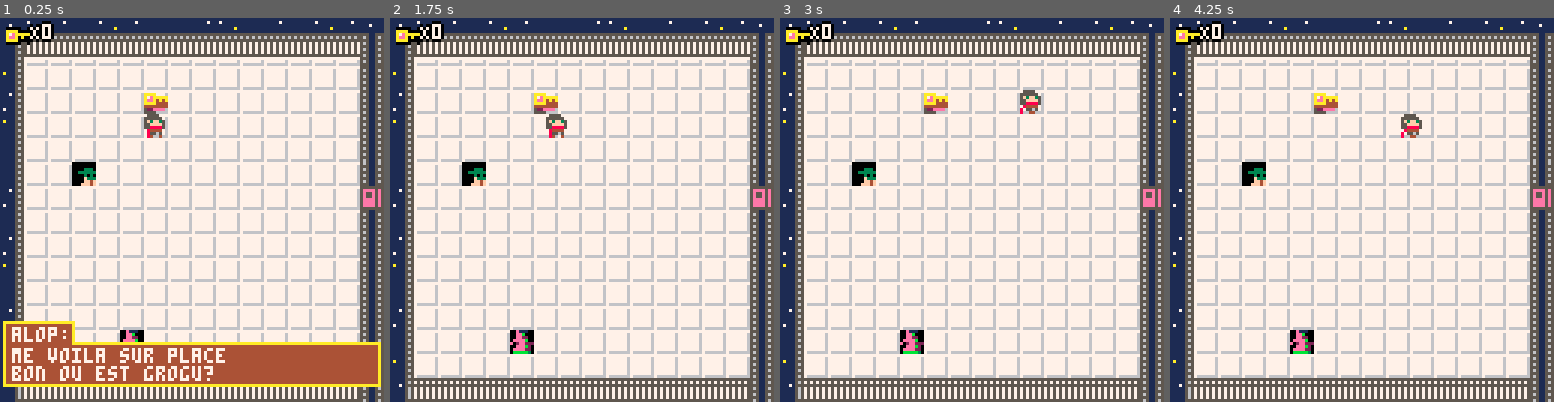
Above: before the commit, frames 1-4 (left to right).
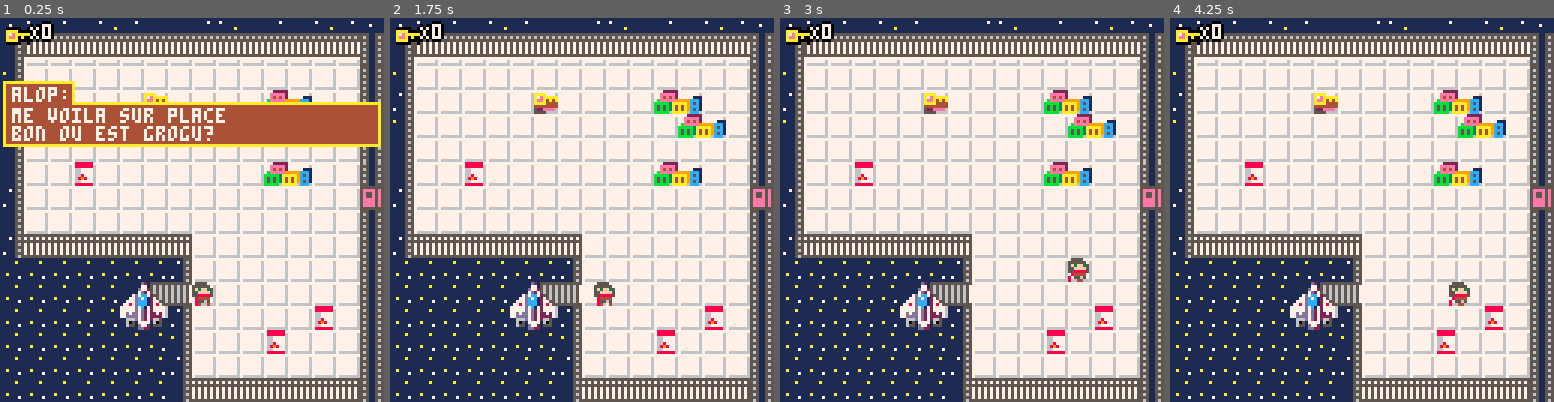
Above: after the commit, the same moments.

Repository: adatechschool/projet-collectif---pico-8-alop-s-crew
Game: PICO-8 cartridge the alop_s adventure.p8
The game is run twice, just before and just after one commit, with the same random seed, the same clock (stepped at 60 frames per second) and the same inputs.
Inputs:
- Up to frame 1 (0.25 s): no input
- Up to frame 2 (1.75 s): tap X (X key) at 0.33, 1.07 s; hold Right from 1.6 s (still down)
- Up to frame 3 (3 s): tap X (X key) at 1.85, 2.97 s; release Right at 2.1 s; hold Up 2.15-2.42 s; hold Right from 2.47 s (still down)
- Up to frame 4 (4.25 s): release Right at 3.03 s; hold Left 3.08-3.58 s; hold Down 3.63-3.97 s; hold Right from 4.02 s (still down); tap X (X key) at 4.08 s

The runs differ from the first frame. In frame 1, 37% of the frame differs, in the area x 0-100%, y 16-100%; in frame 2, 22%; in frame 3, 22%; in frame 4, 22%.

Commit message:
première salle déco

Diff:
--- a/the alop_s adventure.p8
+++ b/the alop_s adventure.p8
@@ -32,7 +32,7 @@
 
 function create_player()
 	p={
-		x=6,y=4,
+		x=8,y=11,
 		ox=0,oy=0,
 		start_ox=0,start_oy=0,
 		anim_t=0,
@@ -99,11 +99,11 @@
 	and p.keys>0 then
 		open_door1(x,y)
 	end
-	if x==3 and y==6 then
+	if x==20 and y==5 then
 		create_msg("grogu",
 		"sauve moi !\nj'ai peur au secours")
 	end
-	if x==5 and y==13 then
+	if x==23 and y==10 then
 		create_msg("greedo",
 		"ahah grogu est la\na moi la prime")
 	end
@@ -165,7 +165,21 @@
 	p.keys-=1
 end
 -->8
---enemies--
+--textes--
+function grogu(x,y)
+	if x==20 and y==5 then
+		create_msg("grogu",
+		"sauve moi !\nj'ai peur au secours")
+	end
+end
+
+function greedo(x,y)
+	if x==23 and y==13 then
+		create_msg("greedo",
+		"ahah grogu est la\na moi la prime")
+	end
+end
+
 -->8
 --ui--
 
@@ -173,7 +187,7 @@
 	camera(0,0)
 	palt(0,false)
 	palt(12,true)
-	spr(33,2,2)
+	spr(8,2,2)
 	print_outline("X"..p.keys,10,2,7)
 	palt()
 end
@@ -317,49 +331,49 @@
 
 
 __gff__
-0000000301010500000101000109110000000101010101010101010101010101000000000000000000000000000000000000000000000000000000000000000000010100010000000000000100000000000000000000000000000000000000000000000000000000000000000000000000000000000000000000000000000000
+0000000301010500000101000109000000000101010101010101010101010101001100000000000000000000000000000000000000000000000000000000000001010101010100000000000000000000000000000000000000000000000000000000000000000000000000000000000000000000000000000000000000000000
 0000000000000000000000000000000000000000000000000000000000000000000000000000000000000000000000000000000000000000000000000000000000000000000000000000000000000000000000000000000000000000000000000000000000000000000000000000000000000000000000000000000000000000
 __map__
 1c12131412131414131214131412130c0c13121412141213141214131214121214131214121412131414121413141214121412131214121413141312141214131412141314131213141314131214131412121413121413131214131214121313141214131213131412131413121414131314121314121412131414131214131d
 1702020202020202020202020202020909020202020202020202020202020202020202020202020202020202020202020202020202020202020202020202020202020202020202020202020202020202020202020202020202020202020202020202020202020202020202020202020202020202020202020202020202020219
 1501010101010101010101010101010a0901010101010101010101010101010101010101010101010101010101010101010101010101010101010101010101010101010101010101010101010101010101010101010101010101010101010101010101010101010101010101010101010101010101010101010101010101011a
-1601010101010301010101010101010a0901010101010101010101010101010101010101010101010101010101010101010101010101010101010101010101010101010101010101010101010101010101010101010101010101010101010101010101010101010101010101010101010101010101010101010101010101011a
-1501010101010101010101010101010a09010101010101010111110101010101010101010101010101010101010101010101010101010101010101010101010101111111010101010101010101010101010101010101010101010101010101010101010101010101010101010101010101010101010101111111110101010118
-1701010101010101010101010101010a09010101010101010111110101010101010101111111111111111101010101010101010101010101010101010101010111010101010101010101010101010101010101010111010101010101010101010101010101010101010101010101010101010101010101010101011111010119
-170101410111111111010101010101090911010111011111111111111101010101011111010101010101111111010101010101010101010101010101010101110101010101010101010101010111111111011111111101111111110101010101010101010101010101010101010101111111011111010101010101011101011a
-1601010111110101010111011111110611010101010101010101010101010101110101010101010101010101111101010101010101010101010101010111010101010101010101010101010111110101111101111101010101010111011111111101010101010101010101010111111101111101110101010101010111010119
-1701010111010101010101011111010a0911010101010101010101010101011101010101010101010101010101010101010101010101010101010101011101010101010101010101010101110101111111010111010101010101010111110111111111011111011111111101110101010101110111010101010101111101011a
-1601010111010101010101011101010a09111101010101011101010101111101010101010101010101010101010101010101010101010101010101010101010101010101010101010101011111111101010101111111010101011111110101010111111111010101010101010101010101010111110101010101011101010119
-1501010111010101010101111101010a09011101010101111111111111110101010101010101010101010101010101010101010101010101010101010101010101010111111101010101010101010101010101010101110111110101010101010101010111111101010101010101010101011111110101011111010101010118
-1701010111011101010111010101010a0901011101010111010101010101010101010101010101010101010101010101010101010101010101011101010101010101110101010101010101010101010101010101010101010101010101010101010101010101110101010101010101010101010111111111010101010101011a
-1601010101010111111101010101010a09010111110111110101010101010101010101010101010101010101010101010101010101010101011101010101010101110101010101010101010101010101010101010101010101010101010101010101010101011111010101010101010101010101010101010101010101010118
-1701010101440101010101010101010a09010101111111010101010101010101010101010101010101010101010101010101010101010101010101010101010101110101010101010101010101010101010101010101010101010101010101010101010101011101010101010101010101010101010101010101010101010118
-1501010101010101010101010101010a09010101011111110101010101010101010101010101010101010101010101010101010101010101110101010101010101110101010111010101010101010101010101010101010101010101010101010101010101010111010101010101010101010101010101010101010101010119
-1f1b1b1b1b1b1b1b1b1b1b1b1b1b1b0a0a01010101011111010101010101011b1b1b1b1b1b1b1b1b1b1b1b1b1b1b1b1b1b0101010101010111010101010101010111010101110101010101010101011b1b1b1b1b1b1b1b1b1b1b1b1b1b1b1b1b1b01010101011101110101010101011b1b1b1b1b1b1b1b1b1b1b1b1b1b1b1b1e
-0000000000000000000000000000000017010101010101111101010101010118000000000000000000000000000000001501010101010101010101010101010101110101010101010101010101010119000000000000000000000000000000001701010101011101110101010101011a00000000000000000000000000000000
-000000000000000000000000000000001601010101010101011101010101011a000000000000000000000000000000001701010101010101110101010101010101110101010101010101010101010118000000000000000000000000000000001501010101010101110101010101011900000000000000000000000000000000
-000000000000000000000000000000001601010101010111011101010101011800000000000000000000000000000000160101010101010101010101010101010101110101010101010101010101011a000000000000000000000000000000001601010101011101011101010101011800000000000000000000000000000000
-0000000000000000000000000000000017010101010101110101110101010119000000000000000000000000000000001501010101010101110101010101010111010111110101010101010101010119000000000000000000000000000000001501010101011101011101010101011a00000000000000000000000000000000
-000000000000000000000000000000001501010101010111010111010101011a000000000000000000000000000000001501010101010101110101011101010101010101111101010101010101010119000000000000000000000000000000001601010101010101010111010101011800000000000000000000000000000000
-0000000000000000000000000000000016010101010101110101110101010118000000000000000000000000000000001701010101010101111111010101010101010101010101010101010101010118000000000000000000000000000000001701010101011101010101010101011900000000000000000000000000000000
-000000000000000000000000000000001601010101010111011111010101011a00000000000000000000000000000000160101010101010101010101010101010101010101010101010101010101011a000000000000000000000000000000001501010101011101010111010101011a00000000000000000000000000000000
-0000000000000000000000000000000017010101010101110111010101010119000000000000000000000000000000001501010101010101010101010101010101010111111101010101010101010119000000000000000000000000000000001601010101011101010101010101011800000000000000000000000000000000
-000000000000000000000000000000001501010101010111011101010101011800000000000000000000000000000000170101010101010101010101010101011111010101010101010101010101011a000000000000000000000000000000001701010101011101011101010101011900000000000000000000000000000000
-000000000000000000000000000000001601010101010101111101010101011a000000000000000000000000000000001501010101010101010101010101010101010101010101010101010101010118000000000000000000000000000000001501010101010101011101010101011800000000000000000000000000000000
-0000000000000000000000000000000017010101010101010101010101010119000000000000000000000000000000001601010101010101010101011111110101010101010101010101010101010119000000000000000000000000000000001601010101011101011101010101011a00000000000000000000000000000000
-0000000000000000000000000000000016010101010101010101010101010118000000000000000000000000000000001501010101010101111111010101010111011101010101010101010101010118000000000000000000000000000000001701010101011101111101010101011800000000000000000000000000000000
-000000000000000000000000000000001501010101010101010101010101011a00000000000000000000000000000000170101010101110101110101010101010101011101010101010101010101011a000000000000000000000000000000001601010101011111110101010101011900000000000000000000000000000000
-0000000000000000000000000000000016010101010101010101010101010118000000000000000000000000000000001601010101110101010101010101010101010101011101010101010101010119000000000000000000000000000000001501010101010101010101010101011900000000000000000000000000000000
-000000000000000000000000000000001701010101010101010101010101011a00000000000000000000000000000000150101011101010101011101010101010101010101010101010101010101011a000000000000000000000000000000001701010101010101010101010101011800000000000000000000000000000000
-000000000000000000000000000000001f1b1b1b1b1b1b1b1b1b1b1b1b1b1b1e000000000000000000000000000000001701010111010101010101110101010101010101011101010101010101010118000000000000000000000000000000001f1b1b1b1b1b1b1b1b1b1b1b1b1b1b1e00000000000000000000000000000000
-…(11 lines of a section not shown)…
+1601010101010301010101333401010a0901010101010101010101010101010101010101010101010101010101010101010101010101010101010101010101010101010101010101010101010101010101010101010101010101010101010101010101010101010101010101010101010101010101010101010101010101011a
+1501010101010101010101013334010a09010101010101010101010101010101010101010101010101010101010101010101010101010101010101010101010101010101010101010101010101010101010101010101010101010101010101010101010101010101010101010101010101010101010101010101010101010118
+1701010101010101010101010101010a09010101400101010101010101010101010101010101010101010101010101010101010101010101010101010101010101010101010101010101010101010101010101010101010101010101010101010101010101010101010101010101010101010101010101010101010101010119
+170101240101010101010133340101090901010101010101010101010101010101010101010101010101010101010101010101010101010101010101010101010101010101010101010101010101010101010101010101010101010101010101010101010101010101010101010101010101010101010101010101010101011a
+1601010101010101010101010101010601010101010101010101010101010101010101010101010101010101010101010101010101010101010101010101010101010101010101010101010101010101010101010101010101010101010101010101010101010101010101010101010101010101010101010101010101010119
+1701010101010101010101010101010a0901010101010101010101010101010101010101010101010101010101010101010101010101010101010101010101010101010101010101010101010101010101010101010101010101010101010101010101010101010101010101010101010101010101010101010101010101011a
+161b1b1b1b1b1b1b010101010101010a09010101010101010101010101010101010101010101010101010101010101010101010101010101010101010101010101010101010101010101010101010101010101010101010101010101010101010101010101010101010101010101010101010101010101010101010101010119
+1111111111111116010101010101010a09010101010101420101010101010101010101010101010101010101010101010101010101010101010101010101010101010101010101010101010101010101010101010101010101010101010101010101010101010101010101010101010101010101010101010101010101010118
+11111111112a2b35010101010101010a0901010101010101010101010101010101010101010101010101010101010101010101010101010101010101010101010101010101010101010101010101010101010101010101010101010101010101010101010101010101010101010101010101010101010101010101010101011a
+11111111113a3b16010101010124010a09010101010101010101010101010101010101010101010101010101010101010101010101010101010101010101010101010101010101010101010101010101010101010101010101010101010101010101010101010101010101010101010101010101010101010101010101010118
+1111111111111115010101240101010a09010101010101010101010101010101010101010101010101010101010101010101010101010101010101010101010101010101010101010101010101010101010101010101010101010101010101010101010101010101010101010101010101010101010101010101010101010118
+1111111111111116010101010101010a09010101010101010101010101010101010101010101010101010101010101010101010101010101010101010101010101010101010101010101010101010101010101010101010101010101010101010101010101010101010101010101010101010101010101010101010101010119
+11111111111111171b1b1b1b1b1b1b0a0a01010101010101010101010101011b1b1b1b1b1b1b1b1b1b1b1b1b1b1b1b1b1b0101010101010101010101010101010101010101010101010101010101011b1b1b1b1b1b1b1b1b1b1b1b1b1b1b1b1b1b01010101010101010101010101011b1b1b1b1b1b1b1b1b1b1b1b1b1b1b1b1e
+0000000000000000000000000000000017010101010101010101010101010118000000000000000000000000000000001501010101010101010101010101010101010101010101010101010101010119000000000000000000000000000000001701010101010101010101010101011a00000000000000000000000000000000
+000000000000000000000000000000001601010101010101010101010101011a000000000000000000000000000000001701010101010101010101010101010101010101010101010101010101010118000000000000000000000000000000001501010101010101010101010101011900000000000000000000000000000000
+000000000000000000000000000000001601010101010101010101010101011800000000000000000000000000000000160101010101010101010101010101010101010101010101010101010101011a000000000000000000000000000000001601010101010101010101010101011800000000000000000000000000000000
+0000000000000000000000000000000017010101010101010101010101010119000000000000000000000000000000001501010101010101010101010101010101010101010101010101010101010119000000000000000000000000000000001501010101010101010101010101011a00000000000000000000000000000000
+000000000000000000000000000000001501010101010101010101010101011a000000000000000000000000000000001501010101010101010101010101010101010101010101010101010101010119000000000000000000000000000000001601010101010101010101010101011800000000000000000000000000000000
+0000000000000000000000000000000016010101010101010101010101010118000000000000000000000000000000001701010101010101010101010101010101010101010101010101010101010118000000000000000000000000000000001701010101010101010101010101011900000000000000000000000000000000
+000000000000000000000000000000001601010101010101010101010101011a00000000000000000000000000000000160101010101010101010101010101010101010101010101010101010101011a000000000000000000000000000000001501010101010101010101010101011a00000000000000000000000000000000
+0000000000000000000000000000000017010101010101010101010101010119000000000000000000000000000000001501010101010101010101010101010101010101010101010101010101010119000000000000000000000000000000001601010101010101010101010101011800000000000000000000000000000000
+000000000000000000000000000000001501010101010101010101010101011800000000000000000000000000000000170101010101010101010101010101010101010101010101010101010101011a000000000000000000000000000000001701010101010101010101010101011900000000000000000000000000000000
+000000000000000000000000000000001601010101010101010101010101011a000000000000000000000000000000001501010101010101010101010101010101010101010101010101010101010118000000000000000000000000000000001501010101010101010101010101011800000000000000000000000000000000
+0000000000000000000000000000000017010101010101010101010101010119000000000000000000000000000000001601010101010101010101010101010101010101010101010101010101010119000000000000000000000000000000001601010101010101010101010101011a00000000000000000000000000000000
+0000000000000000000000000000000016010101010101010101010101010118000000000000000000000000000000001501010101010101010101010101010101010101010101010101010101010118000000000000000000000000000000001701010101010101010101010101011800000000000000000000000000000000
+000000000000000000000000000000001501010101010101010101010101011a00000000000000000000000000000000170101010101010101010101010101010101010101010101010101010101011a000000000000000000000000000000001601010101010101010101010101011900000000000000000000000000000000
+0000000000000000000000000000000016010101010101010101010101010118000000000000000000000000000000001601010101010101010101010101010101010101010101010101010101010119000000000000000000000000000000001501010101010101010101010101011900000000000000000000000000000000
+000000000000000000000000000000001701010101010101010101010101011a00000000000000000000000000000000150101010101010101010101010101010101010101010101010101010101011a000000000000000000000000000000001701010101010101010101010101011800000000000000000000000000000000
+000000000000000000000000000000001f1b1b1b1b1b1b1b1b1b1b1b1b1b1b1e000000000000000000000000000000001701010101010101010101010101010101010101010101010101010101010118000000000000000000000000000000001f1b1b1b1b1b1b1b1b1b1b1b1b1b1b1e00000000000000000000000000000000
+…(11 lines of a section not shown)…
Not shown, changed: 58 lines of the sprite sheet (__gfx__) section of the alop_s adventure.p8
